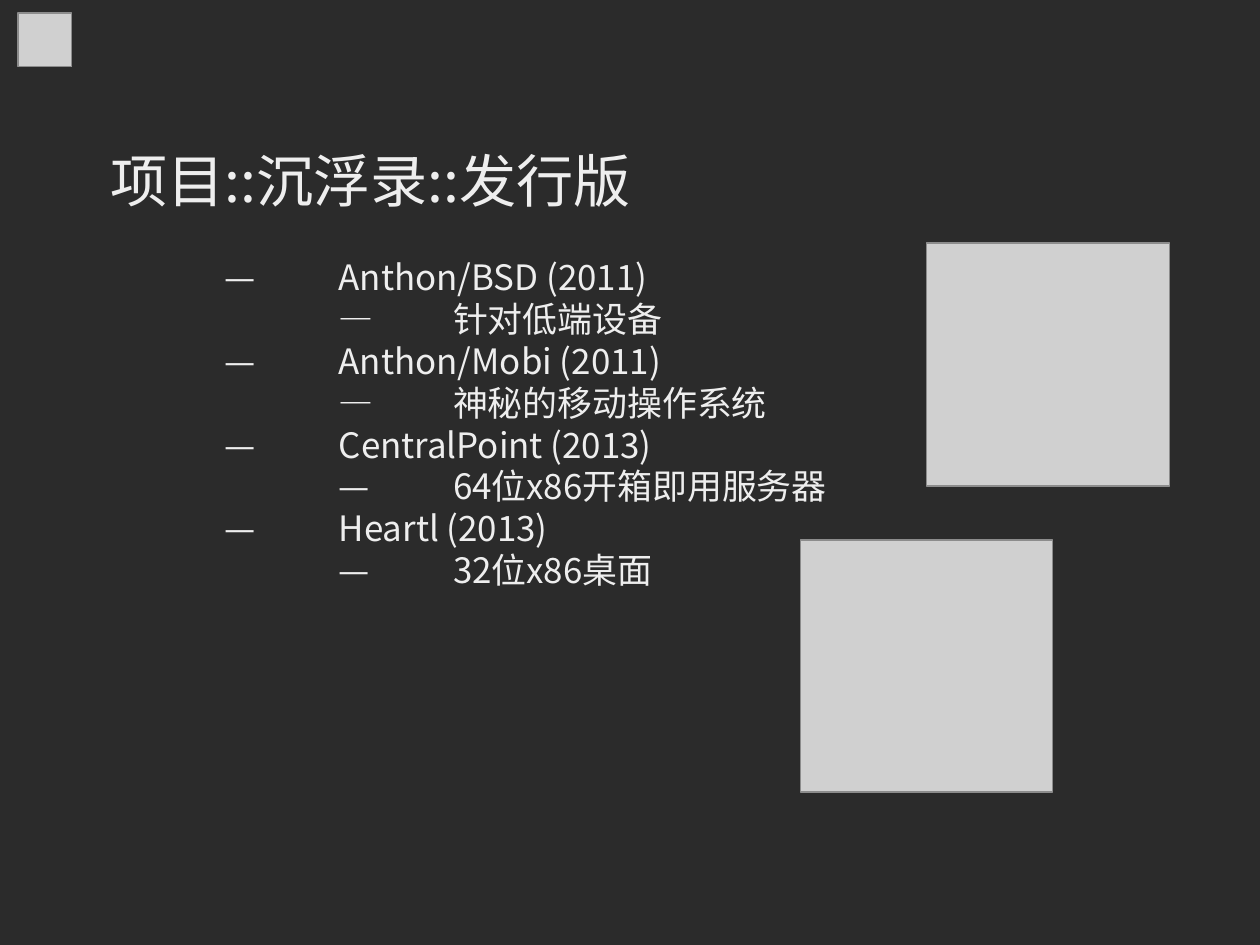
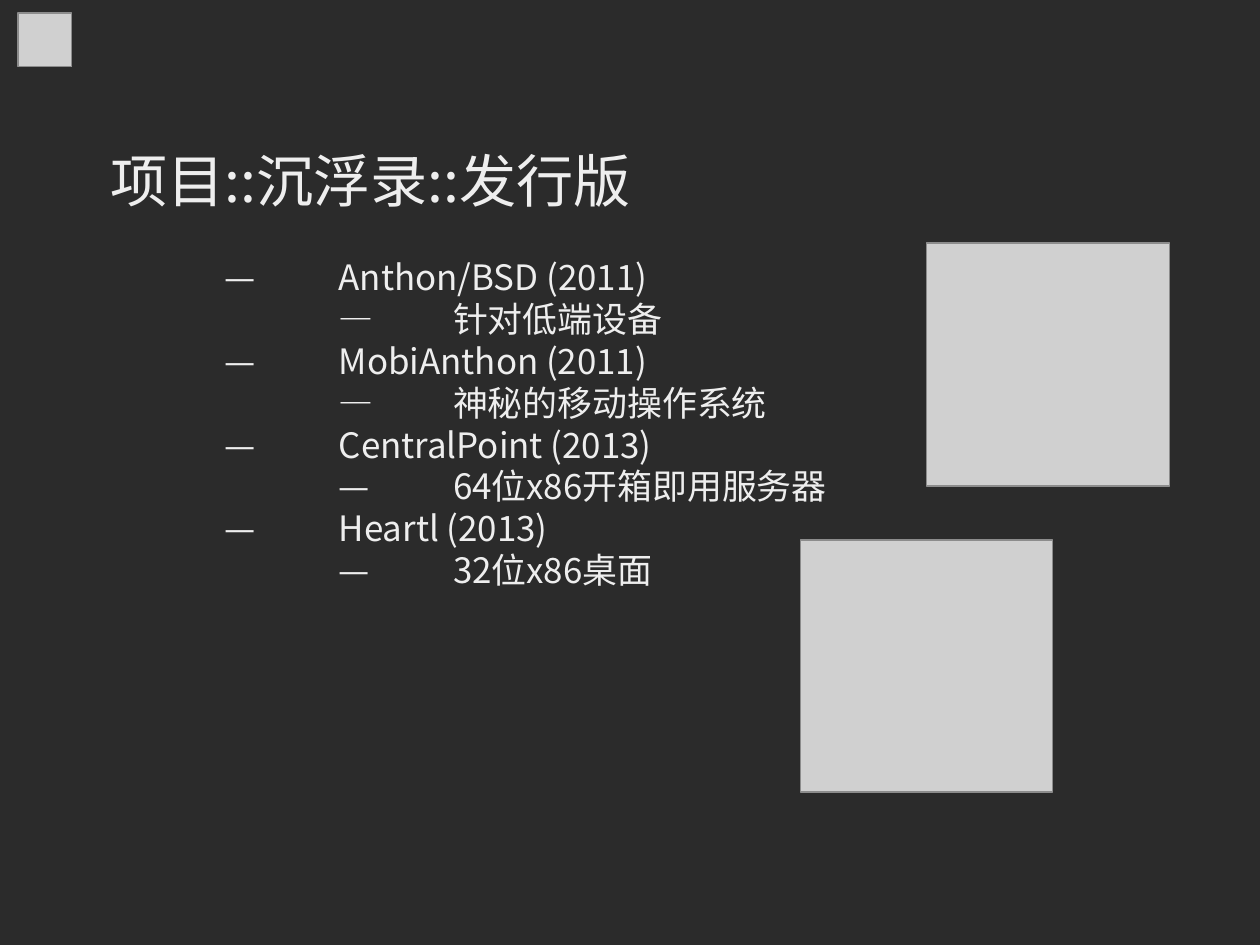
Before and after one commit to MingcongBai/soscon-2018-talk, a slide deck: slide 19 of slide.odp. Drawn at 1260x945 pixels with LibreOffice and Linux fonts; fonts in the diff are those of the drawing; grey boxes stand for pictures; background and template pictures are left out; a plain dark background stands for a picture behind light text. Boxes give left, top, right and bottom in pixels: in the first picture for what was removed or moved away, otherwise in the second. Text is boxed around its words. In the diff, an @@ line names an element or a change of style, - is before the commit and + after.

```diff
--- a/slide.odp
+++ b/slide.odp
@@ text at (x1=339, y1=345, x2=647, y2=381): text changed @@
-— Anthon/Mobi (2011)
+— MobiAnthon (2011)
```
Also in this commit, not shown: 3 other slides changed.
